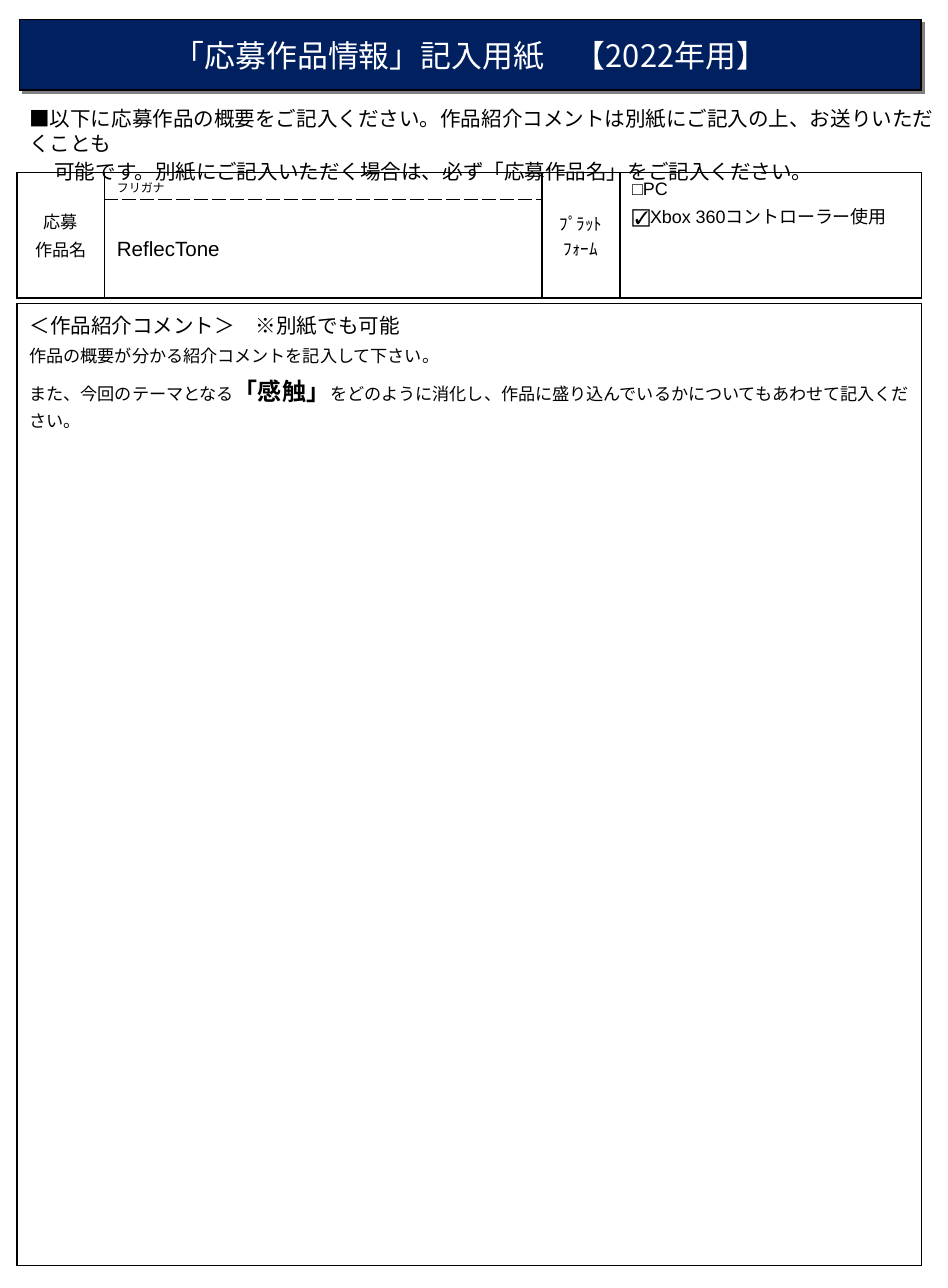
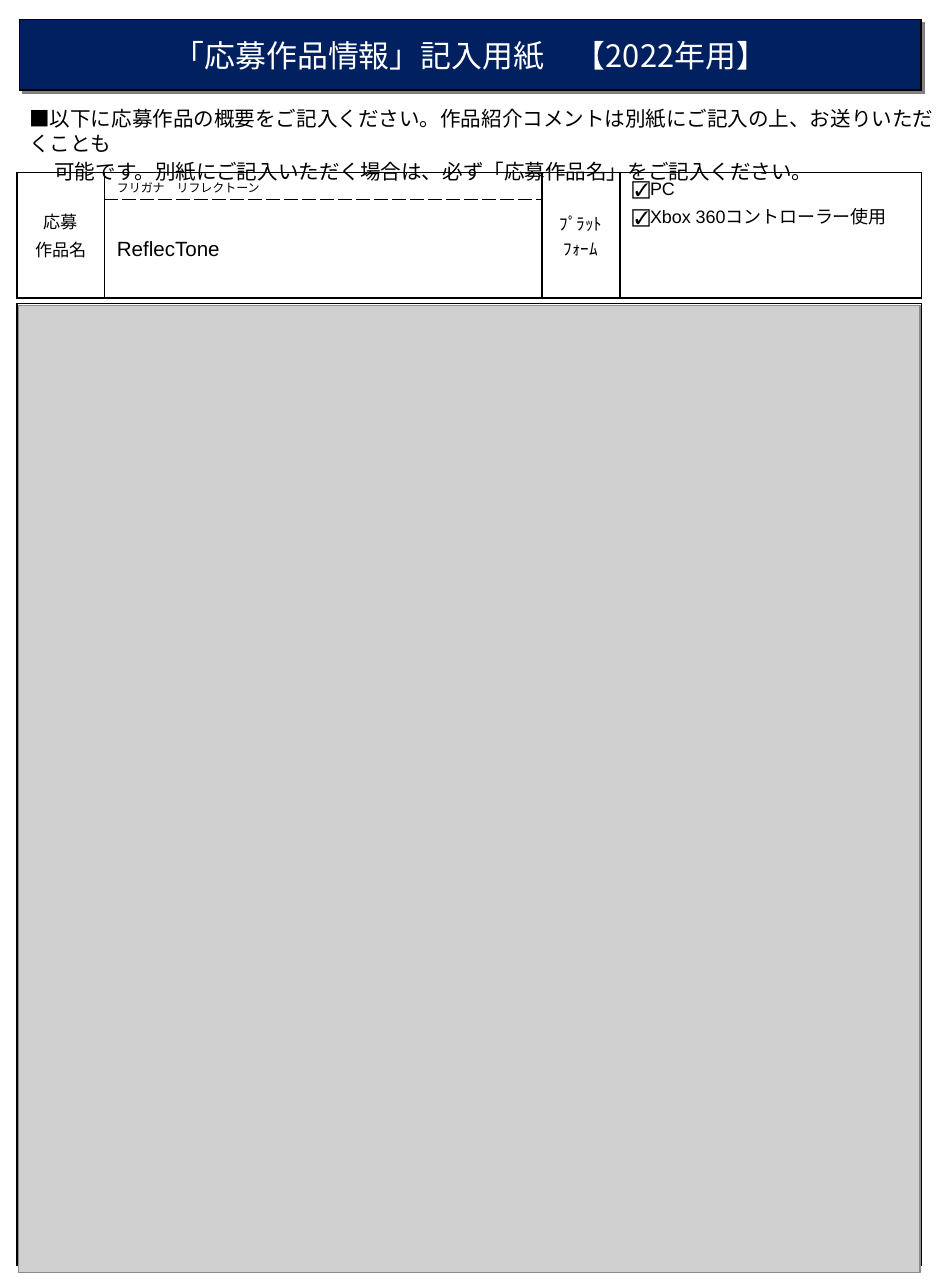
Before and after one commit to kurama13717/SPIC, a slide deck: slide 1 of 日本ゲーム大賞2022応募説明/作品紹介コメント_フォーマット2022/1_作品紹介コメントフォーマット2022.pptx. Drawn at 948x1288 pixels with LibreOffice and Linux fonts; fonts in the diff are those of the drawing; grey boxes stand for pictures. Boxes give left, top, right and bottom in pixels: in the first picture for what was removed or moved away, otherwise in the second. Text is boxed around its words. In the diff, an @@ line names an element or a change of style, - is before the commit and + after.

Commit message:
pptx

```diff
--- a/日本ゲーム大賞2022応募説明/作品紹介コメント_フォーマット2022/1_作品紹介コメントフォーマット2022.pptx
+++ b/日本ゲーム大賞2022応募説明/作品紹介コメント_フォーマット2022/1_作品紹介コメントフォーマット2022.pptx
@@ table at (17, 173, 921, 273) @@
-row 1, column 2: フリガナ
+row 1, column 2: フリガナ リフレクトーン
-row 1, column 4: □PC / ☑Xbox 360コントローラー使用
+row 1, column 4: ☑PC / ☑Xbox 360コントローラー使用
@@ picture added at (19, 306, 920, 1273) @@
```
Also in this commit, not shown: 6 other files.
